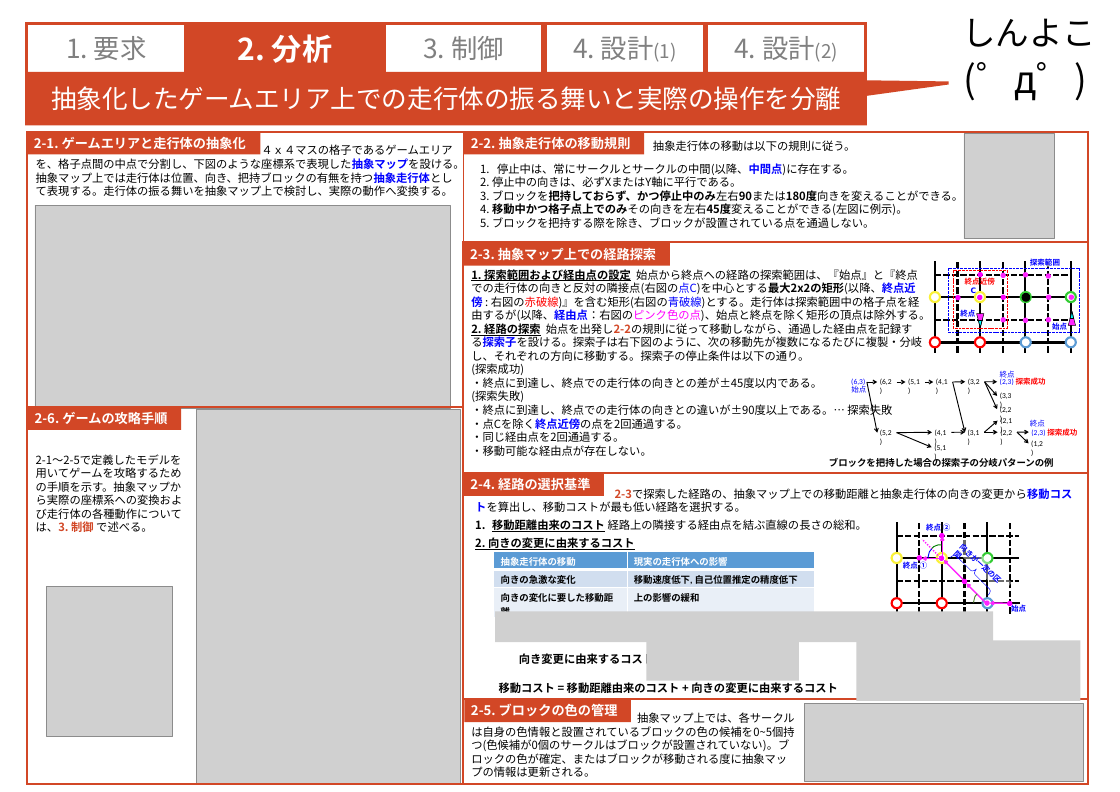
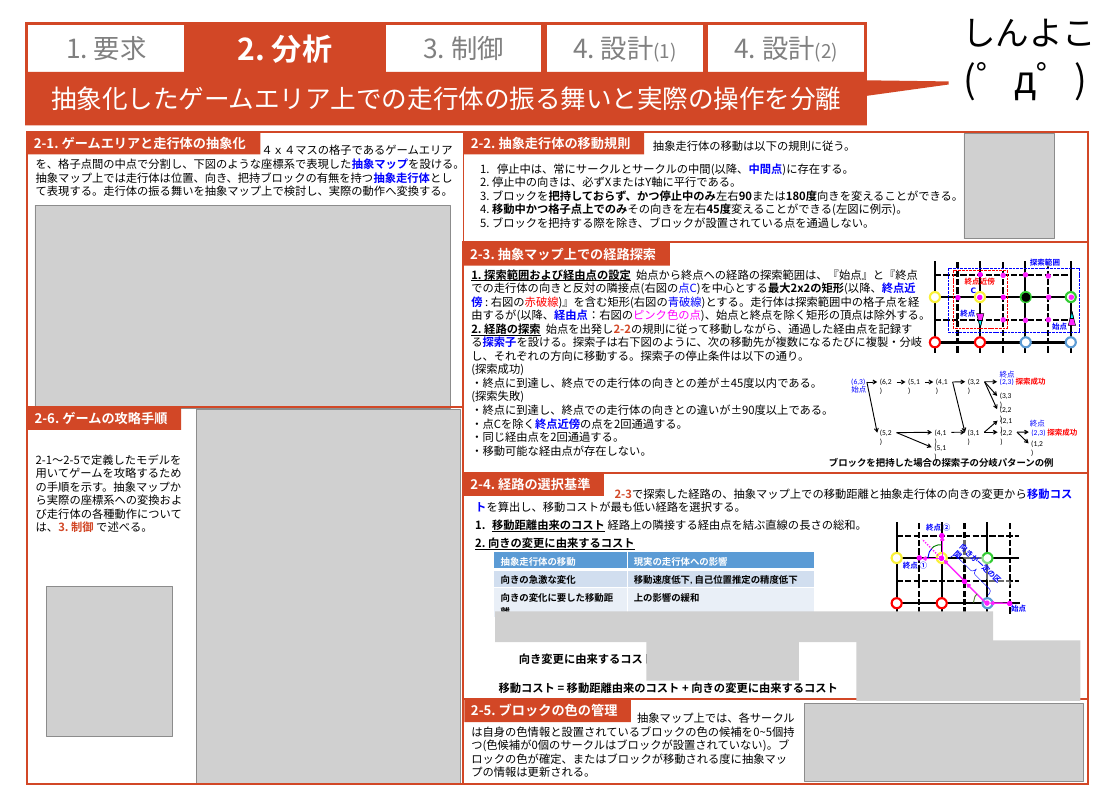
Before and after one commit to RITS-ETrobo/Yokohama, a slide deck: slide 1 of design/2016/models/2_analysis_model.pptx. Drawn at 1120x792 pixels with LibreOffice and Linux fonts; fonts in the diff are those of the drawing; grey boxes stand for pictures; background and template pictures are left out. Boxes give left, top, right and bottom in pixels: in the first picture for what was removed or moved away, otherwise in the second. Text is boxed around its words. In the diff, an @@ line names an element or a change of style, - is before the commit and + after.

Commit message:
#704 文字の消し忘れを修正

```diff
--- a/design/2016/models/2_analysis_model.pptx
+++ b/design/2016/models/2_analysis_model.pptx
@@ text at [471, 404, 833, 415]: text changed @@
-・終点に到達し、終点での走行体の向きとの違いが±90度以上である。… 探索失敗
+・終点に到達し、終点での走行体の向きとの違いが±90度以上である。
```
